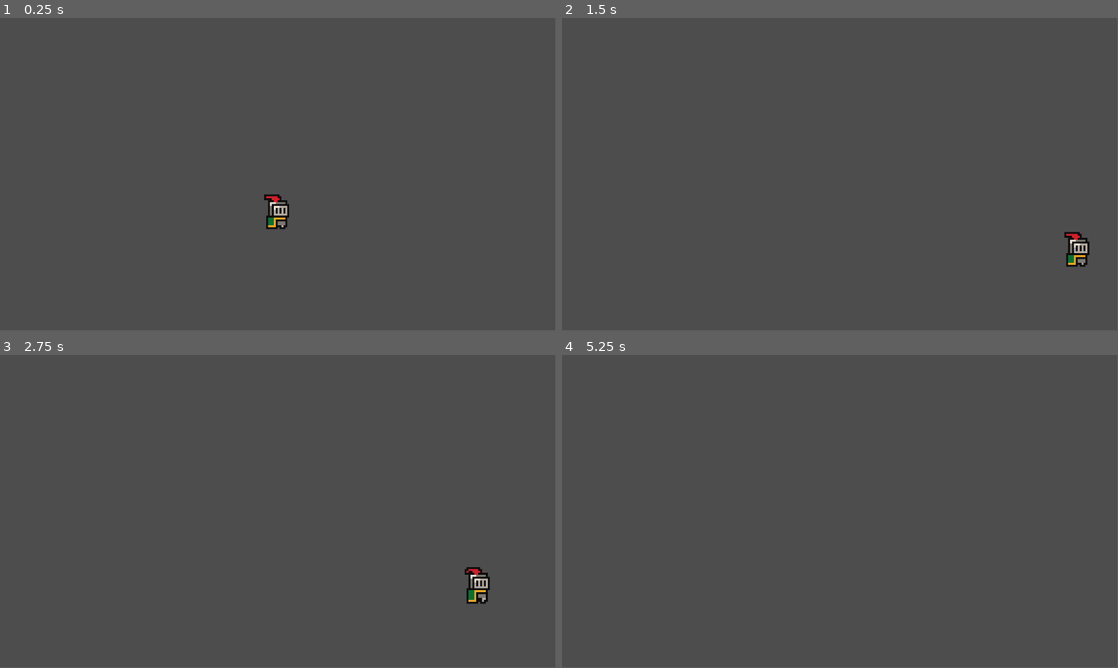
Above: before the commit, frames 1-4 (two rows, left to right).
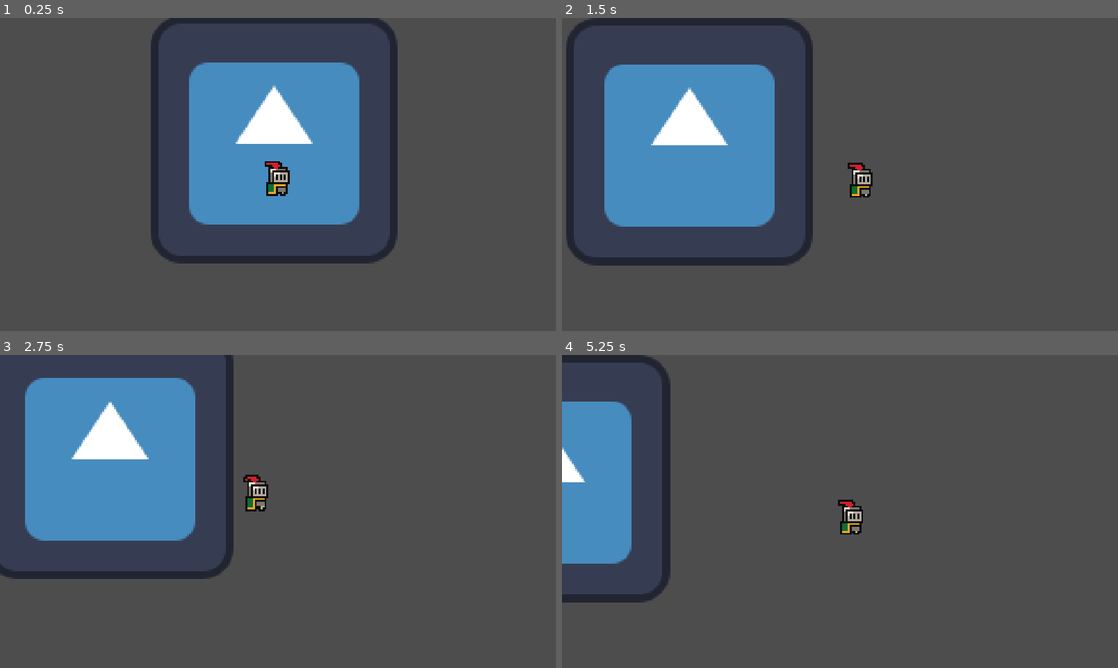
Above: after the commit, the same moments.

Repository: ToastedTeam/CaveGame
Game: Godot game, scene res://scenes/main.tscn
Same seed, same stepped clock (60 frames per second), same inputs: the game is played once before the commit and once after it. The engine's default icon, where the game draws it, is replaced by a stand-in: a white triangle on a blue panel in a dark square.
Inputs:
- Up to frame 1 (0.25 s): no input
- Up to frame 2 (1.5 s): hold Right (ui_right) from 0.53 s (still down); tap Up (ui_up) at 0.77 s
- Up to frame 3 (2.75 s): tap Up (ui_up) at 1.52 s; release Right (ui_right) at 2.03 s; hold Left (ui_left) from 2.03 s (still down)
- Up to frame 4 (5.25 s): release Left (ui_left) at 2.78 s; hold Right (ui_right) 2.78-4.28 s; tap Up (ui_up) at 3.02, 3.77, 4.52 s; hold Left (ui_left) 4.28-5.03 s; hold Right (ui_right) from 5.03 s (still down)
The window is 799x449 before the commit and 800x450 after it. Grey fills any space a smaller window leaves; there, only what the larger window draws over its background counts as a difference.

The runs differ from the first frame. In frame 1, 20% of the frame differs, in the area x 27-72%, y 0-79%; in frame 2, 21%, in the area x 0-95%, y 0-80%; in frame 3, 19%; in frame 4, 8.8%.

Commit message:
Renderer work

Diff:
--- a/project.godot
+++ b/project.godot
@@ -15,6 +15,10 @@
 config/features=PackedStringArray("4.3")
 config/icon="res://icon.svg"
 
+[display]
+
+window/stretch/mode="canvas_items"
+
 [dotnet]
 
 project/assembly_name="CaveGame"
--- a/scenes/main.tscn
+++ b/scenes/main.tscn
@@ -1,18 +1,43 @@
-[gd_scene load_steps=3 format=3 uid="uid://qtfciyfj33pt"]
+[gd_scene load_steps=4 format=3 uid="uid://qtfciyfj33pt"]
 
-[ext_resource type="PackedScene" uid="uid://8j1kl15f7ryq" path="res://scenes/player.tscn" id="1_qo2ml"]
+[ext_resource type="Shader" path="res://shaders/pixel_camera.gdshader" id="1_hijlh"]
+[ext_resource type="PackedScene" uid="uid://drvtf3re7q0l4" path="res://scenes/test.tscn" id="1_suv3y"]
 
-[sub_resource type="WorldBoundaryShape2D" id="WorldBoundaryShape2D_vltb7"]
+[sub_resource type="ShaderMaterial" id="ShaderMaterial_47atn"]
+shader = ExtResource("1_hijlh")
+shader_parameter/cam_position = null
+shader_parameter/cam_offset = Vector2(0, 0)
 
-[node name="Main" type="Node2D"]
+[node name="Control" type="Control"]
+layout_mode = 3
+anchors_preset = 15
+anchor_right = 1.0
+anchor_bottom = 1.0
+grow_horizontal = 2
+grow_vertical = 2
 
-[node name="Player" parent="." instance=ExtResource("1_qo2ml")]
+[node name="SubViewportContainer" type="SubViewportContainer" parent="."]
+material = SubResource("ShaderMaterial_47atn")
+layout_mode = 1
+anchors_preset = 15
+anchor_right = 1.0
+anchor_bottom = 1.0
+offset_left = -4.0
+offset_top = -4.0
+offset_right = -866.0
+offset_bottom = -488.0
+grow_horizontal = 2
+grow_vertical = 2
+scale = Vector2(4, 4)
+size_flags_horizontal = 3
+size_flags_vertical = 3
 
-[node name="Camera2D" type="Camera2D" parent="."]
-zoom = Vector2(4, 4)
+[node name="SubViewport" type="SubViewport" parent="SubViewportContainer"]
+handle_input_locally = false
+snap_2d_transforms_to_pixel = true
+canvas_item_default_texture_filter = 0
+size = Vector2i(290, 164)
+render_target_update_mode = 4
 
-[node name="StaticBody2D" type="StaticBody2D" parent="."]
-
-[node name="CollisionShape2D" type="CollisionShape2D" parent="StaticBody2D"]
-position = Vector2(0, 48)
-shape = SubResource("WorldBoundaryShape2D_vltb7")
+[node name="Main" parent="SubViewportContainer/SubViewport" node_paths=PackedStringArray("viewport") instance=ExtResource("1_suv3y")]
+viewport = NodePath("../..")
--- /dev/null
+++ b/scenes/test.tscn
@@ -0,0 +1,44 @@
+[gd_scene load_steps=8 format=3 uid="uid://drvtf3re7q0l4"]
+
+[ext_resource type="Script" path="res://scripts/sceneScript.gd" id="1_lc7kf"]
+[ext_resource type="PackedScene" uid="uid://8j1kl15f7ryq" path="res://scenes/player.tscn" id="1_pxad3"]
+[ext_resource type="Texture2D" uid="uid://by1lbl2vbbxxo" path="res://icon.svg" id="2_5c10e"]
+[ext_resource type="Script" path="res://scripts/camera.gd" id="4_bc54e"]
+[ext_resource type="Shader" path="res://shaders/pixel_camera.gdshader" id="4_oyl6j"]
+
+[sub_resource type="WorldBoundaryShape2D" id="WorldBoundaryShape2D_c3fxt"]
+
+[sub_resource type="ShaderMaterial" id="ShaderMaterial_q66og"]
+shader = ExtResource("4_oyl6j")
+shader_parameter/cam_position = null
+shader_parameter/cam_offset = Vector2(0, 0)
+
+[node name="Main" type="Node2D"]
+script = ExtResource("1_lc7kf")
+
+[node name="Icon" type="Sprite2D" parent="."]
+position = Vector2(-2, -6)
+scale = Vector2(1, 0.993091)
+texture = ExtResource("2_5c10e")
+
+[node name="Player" parent="." instance=ExtResource("1_pxad3")]
+
+[node name="StaticBody2D" type="StaticBody2D" parent="."]
+position = Vector2(-1, -25)
+
+[node name="CollisionShape2D" type="CollisionShape2D" parent="StaticBody2D"]
+position = Vector2(0, 48)
+shape = SubResource("WorldBoundaryShape2D_c3fxt")
+
+[node name="Camera2D" type="Camera2D" parent="." node_paths=PackedStringArray("followTarget")]
+material = SubResource("ShaderMaterial_q66og")
+script = ExtResource("4_bc54e")
+followTarget = NodePath("../Player")
+
+[node name="ColorRect" type="ColorRect" parent="Camera2D"]
+visible = false
+offset_left = -633.0
+offset_top = -540.0
+offset_right = 367.0
+offset_bottom = 460.0
+scale = Vector2(1.72, 1)
--- /dev/null
+++ b/scripts/camera.gd
@@ -0,0 +1,39 @@
+class_name GameplayCamera
+extends Camera2D
+
+@export var followTarget: Node2D;
+
+var viewport_shader: ShaderMaterial
+
+# Called when the node enters the scene tree for the first time.
+func _ready() -> void:
+	pass # Replace with function body.
+
+
+# Called every frame. 'delta' is the elapsed time since the previous frame.
+func _process(delta: float) -> void:
+	#if position.distance_to(followTarget.position) > 0.5:
+		#position = position.lerp(followTarget.position, 10 * delta)
+	#else:
+		#position = followTarget.position
+	#print(7 * delta)
+
+	position = position.lerp(followTarget.position, 7 * delta)
+	var sub_pixel : Vector2 = Vector2(
+		global_position.round().x - global_position.x,
+		global_position.round().y - global_position.y
+	)
+
+	if sub_pixel.length() < 0.1:
+		sub_pixel = Vector2.ZERO
+
+
+	if viewport_shader:
+		viewport_shader.set_shader_parameter("cam_offset", sub_pixel)
+		viewport_shader.set_shader_parameter("cam_position", global_position)
+
+		pass
+	#pass
+
+
+	#print(global_position)
--- a/scripts/player.gd
+++ b/scripts/player.gd
@@ -1,7 +1,7 @@
 extends CharacterBody2D
 
 
-const SPEED = 130.0
+const SPEED = 92.0
 const JUMP_VELOCITY = -300.0
 
 
--- /dev/null
+++ b/scripts/sceneScript.gd
@@ -0,0 +1,14 @@
+extends Node2D
+@export var viewport: SubViewportContainer;
+@export var camera: GameplayCamera;
+
+# Called when the node enters the scene tree for the first time.
+func _ready() -> void:
+	#print(camera)
+	#camera.viewport_shader = viewport.material;
+	pass # Replace with function body.
+
+
+# Called every frame. 'delta' is the elapsed time since the previous frame.
+func _process(delta: float) -> void:
+	pass
--- /dev/null
+++ b/shaders/pixel_camera.gdshader
@@ -0,0 +1,18 @@
+shader_type canvas_item;
+uniform highp vec2 cam_position;
+uniform vec2 cam_offset = vec2(0.0, 0.0);
+
+void vertex() {
+	highp float roundX = round(cam_position.x);
+	highp float roundY = round(cam_position.y);
+	highp vec2 subpixel = vec2(roundX-cam_position.x, roundY-cam_position.y);
+	VERTEX += length(subpixel) < 0.001 ? vec2(0) : subpixel;
+	//VERTEX += cam_offset;
+}
+
+//void fragment() {
+	//highp float roundX = round(cam_position.x);
+	//highp float roundY = round(cam_position.y);
+	//highp vec2 subpixel = vec2(roundX-cam_position.x, roundY-cam_position.y);
+	////COLOR.rgb = vec3(abs(subpixel - cam_offset), 0.);
+//}
